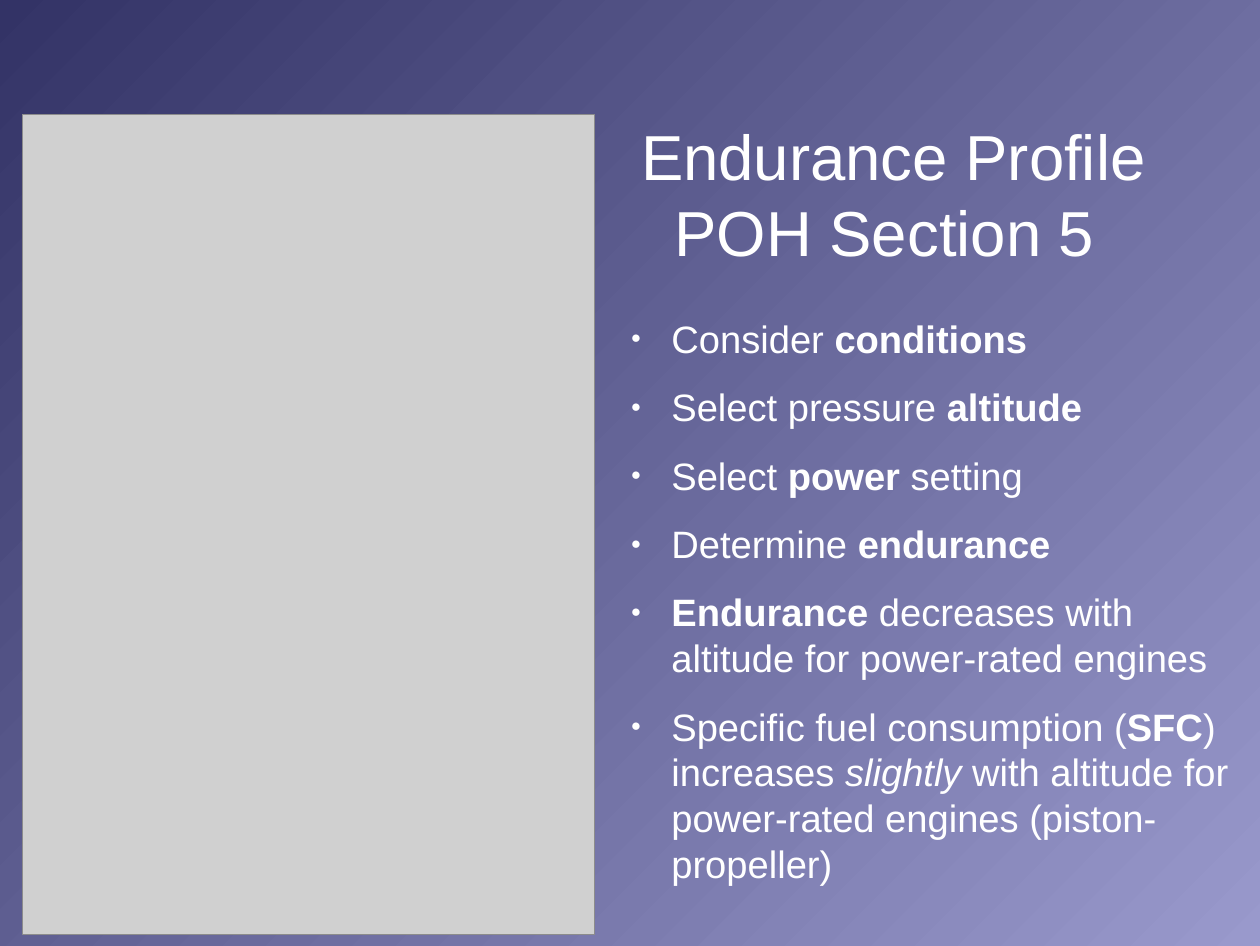
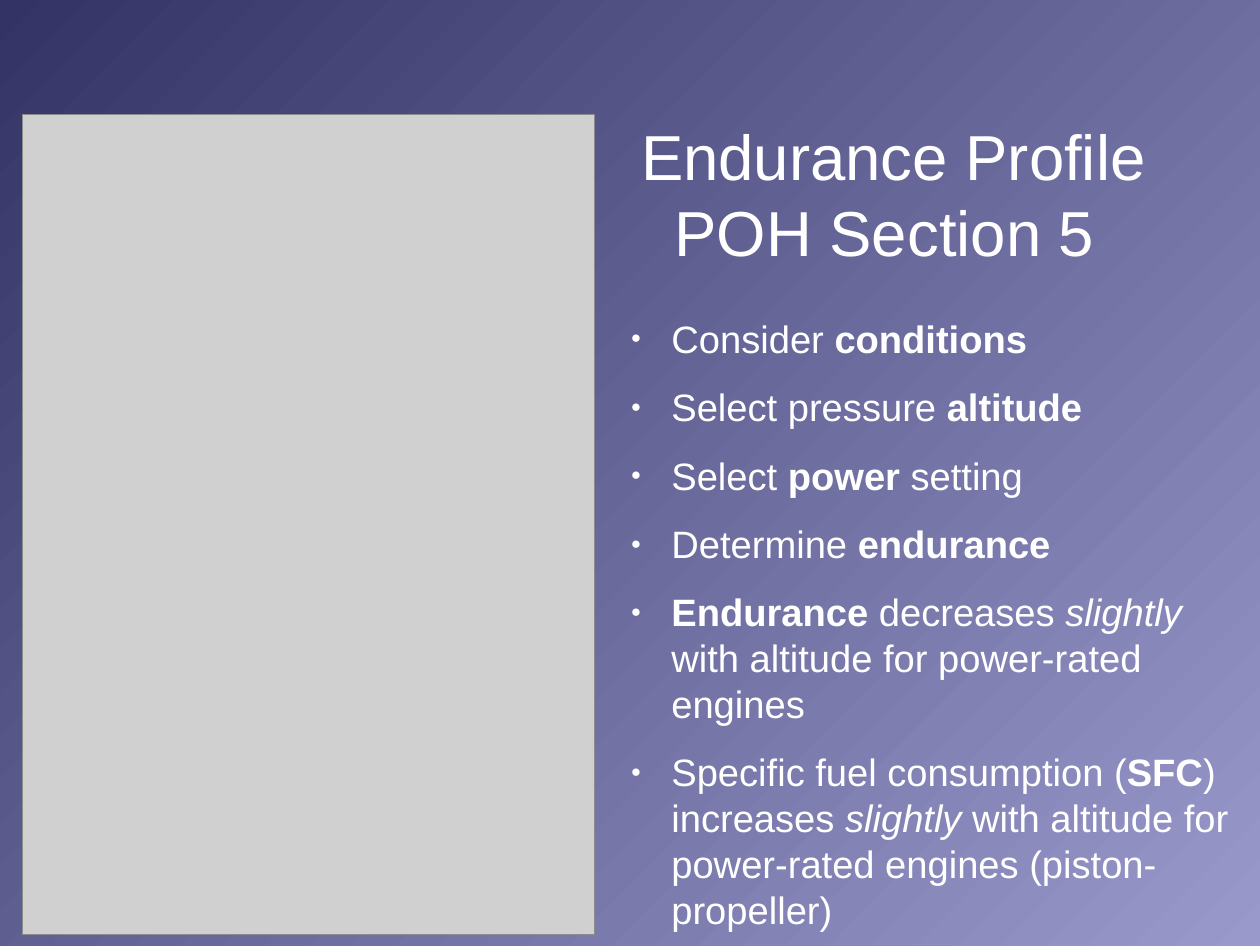
Before and after one commit to stephanheinemann/flight, a slide deck: slide 7 of FI/RangeAndEndurance/RangeAndEndurance.odp. Drawn at 1260x946 pixels with LibreOffice and Linux fonts; fonts in the diff are those of the drawing; grey boxes stand for pictures; background and template pictures are left out. Boxes give left, top, right and bottom in pixels: in the first picture for what was removed or moved away, otherwise in the second. Text is boxed around its words. In the diff, an @@ line names an element or a change of style, - is before the commit and + after.

Commit message:
reviewed range and endurance PGI

```diff
--- a/FI/RangeAndEndurance/RangeAndEndurance.odp
+++ b/FI/RangeAndEndurance/RangeAndEndurance.odp
@@ text at <box>671,598,1181,726</box>: text changed @@
-● Endurance decreases with altitude for power-rated engines
+● Endurance decreases slightly with altitude for power-rated engines
```
Also in this commit, not shown: 7 other slides changed, 1 other file.
